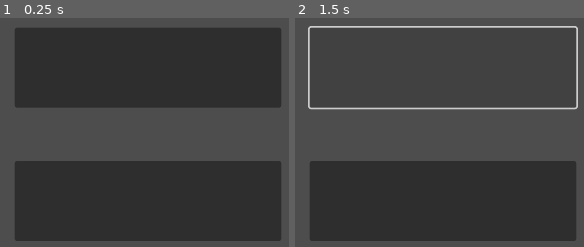
Above: before the commit, frames 1-2 (left to right).
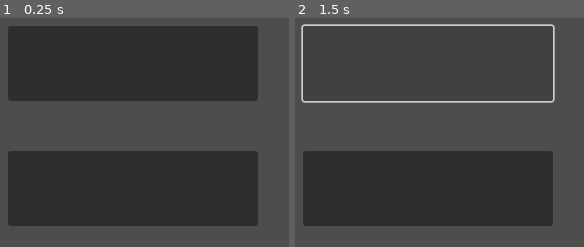
Above: after the commit, the same moments.

Repository: AgSmith95/godot-playground
Game: Godot game, scene res://scenes/main/main.tscn
Two runs of this game, one before a commit and one after it. Both use one fixed random seed, a clock stepped at 60 frames per second and the inputs below.
Inputs:
- Up to frame 1 (0.25 s): no input
- Up to frame 2 (1.5 s): click "PLAY" at 0.5 s; click "PLAY" at 1.25 s

The runs differ from the first frame. In frame 1, 19% of the frame differs, in the area x 2-98%, y 3-98%; in frame 2, 17%.

Commit message:
main.tscn positions and sizes of elements

Diff:
--- a/scenes/main/main.tscn
+++ b/scenes/main/main.tscn
@@ -9,20 +9,20 @@
 script = ExtResource("1_vg6um")
 
 [node name="CloseButton" type="Button" parent="."]
-offset_left = 128.0
-offset_top = 672.0
-offset_right = 448.0
-offset_bottom = 768.0
+offset_left = 120.0
+offset_top = 660.0
+offset_right = 420.0
+offset_bottom = 750.0
 theme_override_fonts/font = ExtResource("2_lhuue")
 theme_override_font_sizes/font_size = 60
 text = "CLOSE"
 clip_text = true
 
 [node name="PlayButton" type="Button" parent="."]
-offset_left = 128.0
-offset_top = 512.0
-offset_right = 448.0
-offset_bottom = 608.0
+offset_left = 120.0
+offset_top = 510.0
+offset_right = 420.0
+offset_bottom = 600.0
 theme_override_fonts/font = ExtResource("2_lhuue")
 theme_override_font_sizes/font_size = 60
 text = "PLAY"
@@ -30,8 +30,8 @@
 script = ExtResource("3_ws0s5")
 
 [node name="Label" type="Label" parent="."]
-offset_top = 320.0
-offset_right = 576.0
+offset_top = 330.0
+offset_right = 540.0
 offset_bottom = 448.0
 theme_override_fonts/font = ExtResource("2_lhuue")
 theme_override_font_sizes/font_size = 72
